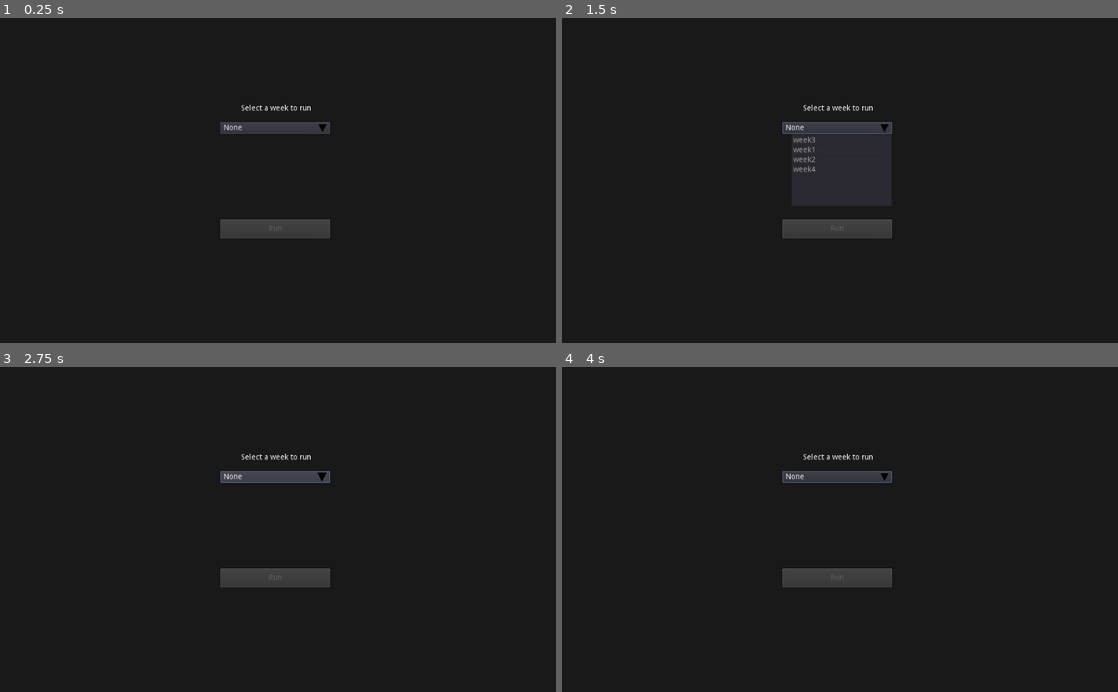
Above: before the commit, frames 1-4 (two rows, left to right).
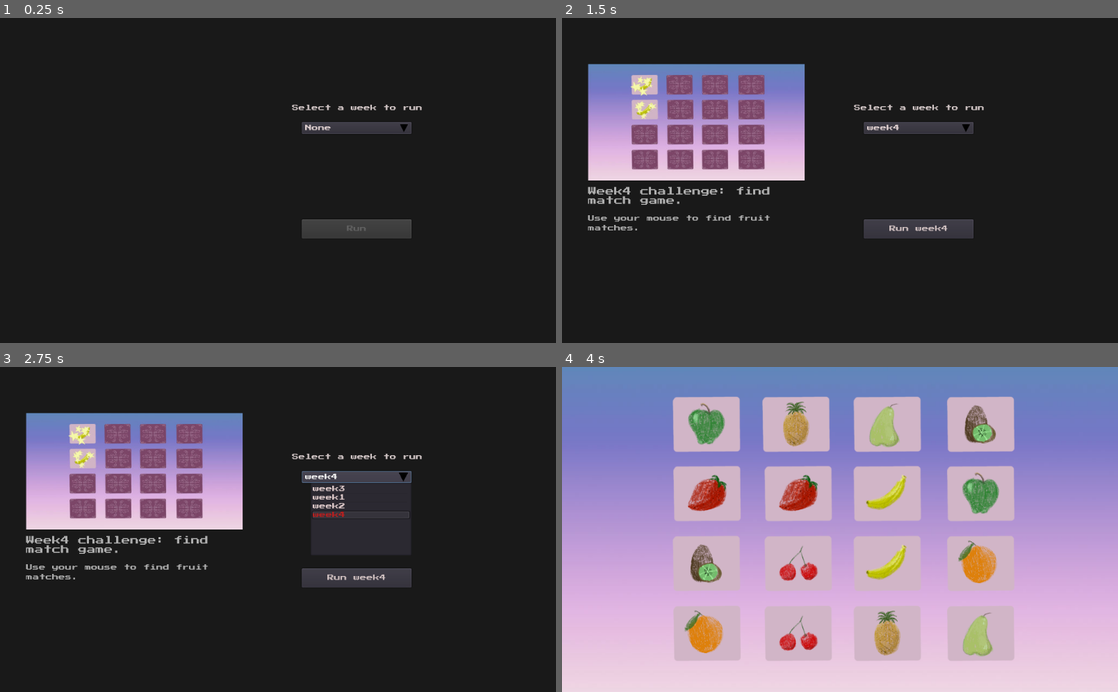
Above: after the commit, the same moments.

Repository: jabarrera/weeklychallengewithgodot
Game: Godot game, scene res://launcher/scenes/main/main.tscn
The game is run twice, just before and just after one commit, with the same random seed, the same clock (stepped at 60 frames per second) and the same inputs. Sound files missing from this copy of the repository are replaced by a short silence.
Inputs (mouse positions are in pixels of both pictures, inside the frame that each line leads up to):
- Up to frame 1 (0.25 s): no input
- Up to frame 2 (1.5 s): click "None" at 0.5 s; tap Enter at 1.25 s; move the mouse to (962, 164) at 1.27 s; hold Right (ui_right) from 1.28 s (still down); tap Space (shoot) at 1.35 s; click (962, 164) at 1.42 s
- Up to frame 3 (2.75 s): release Right (ui_right) at 2 s; click "None" (after the commit: "week4") at 2 s
- Up to frame 4 (4 s): click (917, 578) at 2.75 s, where only the run after the commit has a clickable "Run week4"; tap Space (shoot) at 3.5, 3.6 s; move the mouse to (728, 545) at 3.52 s; hold Down (ui_down) from 3.53 s (still down)

The runs differ from the first frame. In frame 1, 3.1% of the frame differs, in the area x 39-76%, y 26-68%; in frame 2, 18%; in frame 3, 18%; in frame 4, 100%, in the area x 0-100%, y 0-100%.

Commit message:
Enhance launcher screen

Diff:
--- a/challenges/week1/scenes/main.gd
+++ b/challenges/week1/scenes/main.gd
@@ -1,12 +1,5 @@
 extends Node2D
 
-
-
-# Called when the node enters the scene tree for the first time.
-#func _ready():
-#	pass
-
-
-# Called every frame. 'delta' is the elapsed time since the previous frame.
-#func _process(delta):
-#	pass
+func _input(event):
+	if Input.is_action_pressed("ui_cancel"):
+		get_tree().change_scene(Launcher.LAUNCHER_MAIN_SCENE_PATH)
--- a/challenges/week2/scenes/main.gd
+++ b/challenges/week2/scenes/main.gd
@@ -7,6 +7,9 @@
 var bullet_scene = preload("res://challenges/week2/scenes/bullet/bullet.tscn")
 var meteor_scene = preload("res://challenges/week2/scenes/meteor/meteor.tscn")
 
+func _input(event):
+	if Input.is_action_pressed("ui_cancel"):
+		get_tree().change_scene(Launcher.LAUNCHER_MAIN_SCENE_PATH)
 
 func _ready():
 	randomize()
--- a/challenges/week3/scenes/main.gd
+++ b/challenges/week3/scenes/main.gd
@@ -35,6 +35,9 @@
 			shoot()
 		elif event.button_index == BUTTON_RIGHT and event.pressed:
 			reload()
+
+	if Input.is_action_pressed("ui_cancel"):
+		get_tree().change_scene(Launcher.LAUNCHER_MAIN_SCENE_PATH)
 
 # Called every frame. 'delta' is the elapsed time since the previous frame.
 func _process(delta):
--- a/challenges/week3/scenes/main.tscn
+++ b/challenges/week3/scenes/main.tscn
@@ -10,7 +10,7 @@
 [ext_resource path="res://challenges/week3/sfx/gun-sound-4.wav" type="AudioStream" id=8]
 [ext_resource path="res://challenges/week3/sfx/pistol-gun-cocking.wav" type="AudioStream" id=9]
 [ext_resource path="res://challenges/week3/scenes/bullets/bullets.tscn" type="PackedScene" id=10]
-[ext_resource path="res://challenges/week3/fonts/PressStart2P-Regular.ttf" type="DynamicFontData" id=11]
+[ext_resource path="res://common/fonts/PressStart2P-Regular.ttf" type="DynamicFontData" id=11]
 
 [sub_resource type="DynamicFont" id=1]
 size = 38
--- a/challenges/week4/scenes/main.gd
+++ b/challenges/week4/scenes/main.gd
@@ -17,15 +17,14 @@
 var num_matches
 
 
-# Called when the node enters the scene tree for the first time.
+func _input(event):
+	if Input.is_action_pressed("ui_cancel"):
+		get_tree().change_scene(Launcher.LAUNCHER_MAIN_SCENE_PATH)
+
 func _ready():
 	randomize()
 	start_game()
 
-
-# Called every frame. 'delta' is the elapsed time since the previous frame.
-#func _process(delta):
-#	pass
 
 func disable_click_mouse():
 	$background.mouse_filter = Control.MOUSE_FILTER_STOP
@@ -52,14 +51,8 @@
 func _on_ShowAllCardsTimer_timeout():
 	get_tree().call_group("cards", "emit_signal", "hide_me", false)
 
-	#for card in get_tree().get_nodes_in_group("cards"):
-	#	card.emit_signal("hide_me", false)
-
 func _on_StartGameTimer_timeout():
 	get_tree().call_group("cards", "emit_signal", "show_me", false)
-
-	#for card in get_tree().get_nodes_in_group("cards"):
-	#	card.emit_signal("show_me", false)
 
 	$ShowAllCardsTimer.start()
 	enable_click_mouse()
--- a/launcher/scenes/main/RunButton.gd
+++ b/launcher/scenes/main/RunButton.gd
@@ -1,4 +1,6 @@
 extends Button
+
+signal option_selected(option)
 
 var selected_week = ""
 
@@ -7,10 +9,15 @@
 	disabled = true
 
 func _on_comboBoxWeeks_week_selected(week_name):
-	selected_week = week_name
-	text = "Run" + " " + selected_week
+	set_option(week_name)
+	emit_signal("option_selected", week_name)
 	disabled = false
 
 
 func _on_RunButton_pressed():
 	get_tree().change_scene("res://challenges/" + selected_week + "/scenes/main.tscn")
+
+
+func set_option(week_name):
+	selected_week = week_name
+	text = "Run" + " " + selected_week
--- /dev/null
+++ b/launcher/scenes/main/launcher.gd
@@ -0,0 +1,3 @@
+extends Node
+
+const LAUNCHER_MAIN_SCENE_PATH : String = "res://launcher/scenes/main/main.tscn"
--- /dev/null
+++ b/launcher/scenes/main/main.gd
@@ -0,0 +1,29 @@
+extends Node2D
+
+
+############ signals
+func _on_comboBoxWeeks_week_selected(week_name):
+	set_screenshot(week_name)
+	set_description(week_name)
+
+############
+
+############ methods
+func set_screenshot(week_name : String):
+	var screenshot_image = load("res://challenges/" + week_name + "/" + week_name + ".jpg")
+	$screenCapture.texture = screenshot_image
+
+func set_description(week_name : String):
+	var description_text = read_file_content("res://challenges/" + week_name + "/" + week_name + ".txt")
+	$RichTextLabel.bbcode_text = description_text
+
+func read_file_content(fileUri : String):
+	var file : File = File.new()
+	var description : String = ""
+
+	if file.file_exists(fileUri):
+		file.open(fileUri, File.READ)
+		description = file.get_as_text()
+
+	return description
+############
--- a/launcher/scenes/main/main.tscn
+++ b/launcher/scenes/main/main.tscn
@@ -1,10 +1,37 @@
-[gd_scene load_steps=4 format=2]
+[gd_scene load_steps=12 format=2]
 
 [ext_resource path="res://launcher/scenes/main/comboBoxWeeks.gd" type="Script" id=1]
 [ext_resource path="res://launcher/scenes/main/gfx/arrowdown.png" type="Texture" id=2]
 [ext_resource path="res://launcher/scenes/main/RunButton.gd" type="Script" id=3]
+[ext_resource path="res://launcher/scenes/main/main.gd" type="Script" id=4]
+[ext_resource path="res://common/fonts/PressStart2P-Regular.ttf" type="DynamicFontData" id=5]
+
+[sub_resource type="DynamicFont" id=3]
+size = 12
+font_data = ExtResource( 5 )
+
+[sub_resource type="DynamicFont" id=5]
+size = 12
+font_data = ExtResource( 5 )
+
+[sub_resource type="DynamicFont" id=6]
+size = 12
+font_data = ExtResource( 5 )
+
+[sub_resource type="DynamicFont" id=4]
+size = 12
+font_data = ExtResource( 5 )
+
+[sub_resource type="DynamicFont" id=2]
+font_data = ExtResource( 5 )
+
+[sub_resource type="DynamicFont" id=1]
+size = 12
+extra_spacing_bottom = 5
+font_data = ExtResource( 5 )
 
 [node name="main" type="Node2D"]
+script = ExtResource( 4 )
 
 [node name="background" type="ColorRect" parent="."]
 margin_left = -13.0
@@ -17,17 +44,22 @@
 }
 
 [node name="Label" type="Label" parent="."]
+margin_left = 150.0
 margin_top = 160.0
-margin_right = 1017.0
+margin_right = 1167.0
 margin_bottom = 174.0
+custom_colors/font_color = Color( 0.835294, 0.788235, 0.788235, 1 )
+custom_fonts/font = SubResource( 3 )
 text = "Select a week to run"
 align = 1
 
 [node name="comboBoxWeeks" type="Button" parent="."]
-margin_left = 406.0
+margin_left = 556.0
 margin_top = 192.0
-margin_right = 608.0
+margin_right = 758.0
 margin_bottom = 214.0
+custom_colors/font_color = Color( 0.870588, 0.811765, 0.811765, 1 )
+custom_fonts/font = SubResource( 5 )
 text = "None"
 icon = ExtResource( 2 )
 align = 0
@@ -40,17 +72,40 @@
 margin_top = 22.0
 margin_right = 202.0
 margin_bottom = 156.0
+custom_colors/font_color_selected = Color( 0.717647, 0.129412, 0.129412, 1 )
+custom_colors/font_color = Color( 0.870588, 0.792157, 0.792157, 1 )
+custom_fonts/font = SubResource( 6 )
 
 [node name="RunButton" type="Button" parent="."]
-margin_left = 406.0
+margin_left = 556.0
 margin_top = 372.0
-margin_right = 608.0
+margin_right = 758.0
 margin_bottom = 407.0
+custom_colors/font_color = Color( 0.807843, 0.74902, 0.74902, 1 )
+custom_fonts/font = SubResource( 4 )
 disabled = true
 text = "Run"
 script = ExtResource( 3 )
 
+[node name="screenCapture" type="TextureRect" parent="."]
+margin_left = 48.0
+margin_top = 85.0
+margin_right = 447.0
+margin_bottom = 300.0
+expand = true
+
+[node name="RichTextLabel" type="RichTextLabel" parent="."]
+margin_left = 48.0
+margin_top = 312.0
+margin_right = 447.0
+margin_bottom = 571.0
+custom_colors/default_color = Color( 0.686275, 0.686275, 0.686275, 1 )
+custom_fonts/bold_font = SubResource( 2 )
+custom_fonts/normal_font = SubResource( 1 )
+bbcode_enabled = true
+
 [connection signal="pressed" from="comboBoxWeeks" to="comboBoxWeeks" method="_on_comboBoxWeeks_pressed"]
+[connection signal="week_selected" from="comboBoxWeeks" to="." method="_on_comboBoxWeeks_week_selected"]
 [connection signal="week_selected" from="comboBoxWeeks" to="RunButton" method="_on_comboBoxWeeks_week_selected"]
 [connection signal="item_selected" from="comboBoxWeeks/WeekList" to="comboBoxWeeks" method="_on_WeekList_item_selected"]
 [connection signal="pressed" from="RunButton" to="RunButton" method="_on_RunButton_pressed"]
--- a/project.godot
+++ b/project.godot
@@ -18,6 +18,7 @@
 [autoload]
 
 Week4Global="*res://challenges/week4/scenes/Week4Global.gd"
+Launcher="*res://launcher/scenes/main/launcher.gd"
 
 [gui]
 
Binary file added: challenges/week1/week1.jpg
Not shown, added: challenges/week1/week1.jpg.import
Not shown, added: challenges/week1/week1.txt
Binary file added: challenges/week2/week2.jpg
Not shown, added: challenges/week2/week2.jpg.import
Not shown, added: challenges/week2/week2.txt
Binary file added: challenges/week3/week3.jpg
Not shown, added: challenges/week3/week3.jpg.import
Not shown, added: challenges/week3/week3.txt
Binary file added: challenges/week4/week4.jpg
Not shown, added: challenges/week4/week4.jpg.import
Not shown, added: challenges/week4/week4.txt
(and 4 more such lines)
